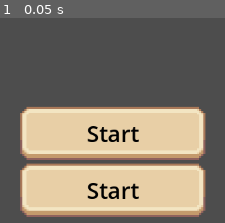
Above: before the commit, frame 1.
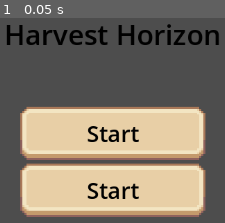
Above: after the commit, the same moment.

Repository: emilykrohn/HarvestHorizon
Game: Godot game, scene res://Scenes/MainMenu/main_menu.tscn
The game is run twice, just before and just after one commit, with the same random seed, the same clock (stepped at 60 frames per second) and the same inputs.
Inputs:
- Up to frame 1 (0.05 s): no input

The runs differ from the first frame. In frame 1, 3.5% of the frame differs, in the area x 3-98%, y 2-14%.

Commit message:
Add title

Diff:
--- a/Scenes/MainMenu/main_menu.tscn
+++ b/Scenes/MainMenu/main_menu.tscn
@@ -31,3 +31,17 @@
 
 [node name="Button2" parent="VBoxContainer" instance=ExtResource("1_a7sjt")]
 layout_mode = 2
+
+[node name="Label" type="Label" parent="."]
+layout_mode = 1
+anchors_preset = 5
+anchor_left = 0.5
+anchor_right = 0.5
+offset_left = -62.5
+offset_top = 113.0
+offset_right = 62.5
+offset_bottom = 139.0
+grow_horizontal = 2
+theme_override_colors/font_color = Color(0, 0, 0, 1)
+theme_override_font_sizes/font_size = 40
+text = "Harvest Horizon"
